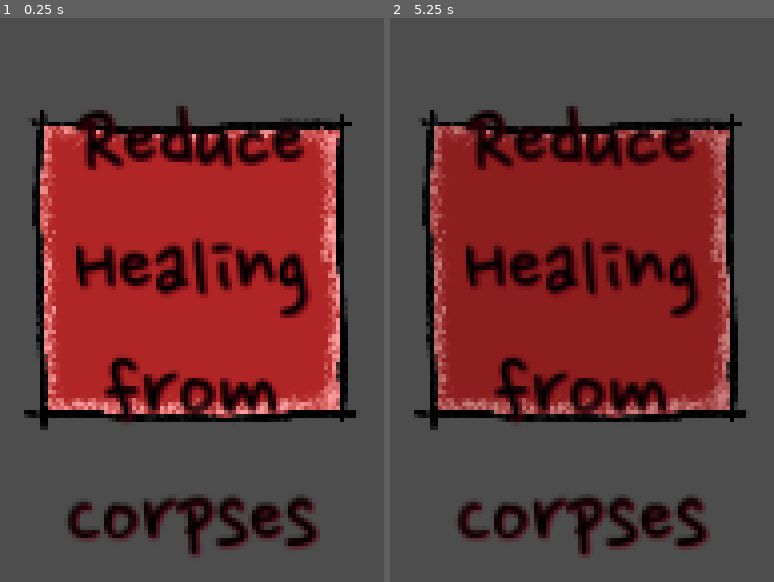
Above: before the commit, frames 1-2 (left to right).
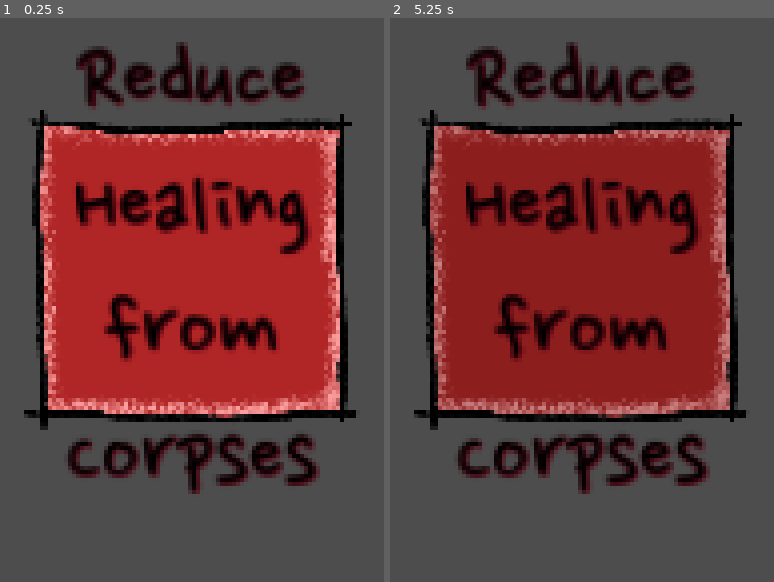
Above: after the commit, the same moments.

Repository: TheJP/GMTKGameJam2023
Game: Godot game, scene res://DowngradeSystem/Cards/ReduceCorpseHeal.tscn
Two runs of this game, one before a commit and one after it. Both use one fixed random seed, a clock stepped at 60 frames per second and the inputs below. This scene is started directly instead of the project's main scene.
Inputs (mouse positions are in pixels of both pictures, inside the frame that each line leads up to):
- Up to frame 1 (0.25 s): no input
- Up to frame 2 (5.25 s): tap Enter at 0.5, 2, 3.5 s; press the mouse at (582, 271) at 0.53 s; hold D (move_right) 0.53-1.28 s; tap Space at 1.25, 2.75, 4.25 s; move the mouse to (outside the picture) at 1.27 s; release the mouse at (outside the picture) at 1.28 s; hold S (move_down) 1.28-2.03 s; click (outside the picture) at 1.35 s; move the mouse to (outside the picture) at 2.02 s; press the mouse at (outside the picture) at 2.03 s; hold D (move_right) 2.03-2.78 s; move the mouse to (outside the picture) at 2.77 s; release the mouse at (outside the picture) at 2.78 s; hold W (move_up) 2.78-3.53 s; click (outside the picture) at 2.85 s; move the mouse to (outside the picture) at 3.52 s; press the mouse at (outside the picture) at 3.53 s; hold A (move_left) 3.53-5.03 s; move the mouse to (outside the picture) at 4.27 s; release the mouse at (outside the picture) at 4.28 s; click (outside the picture) at 4.35 s; move the mouse to (743, 271) at 5.02 s; press the mouse at (743, 271) at 5.03 s; hold S (move_down) from 5.03 s (still down)

The runs differ from the first frame. In frame 1, 23% of the frame differs, in the area x 17-84%, y 4-96%; in frame 2, 22%.
Error in both runs: Invalid assignment of property or key 'speed' with value of type 'int' on a base object of type 'null instance'. (res://PlayerStats.gd:31)

Commit message:
remove unnecessary newline

Diff:
--- a/GMTKGameJam2023/DowngradeSystem/Cards/ReduceCorpseHeal.tscn
+++ b/GMTKGameJam2023/DowngradeSystem/Cards/ReduceCorpseHeal.tscn
@@ -9,5 +9,4 @@
 script = ExtResource("3_bhaxp")
 
 [node name="Label" parent="MarginContainer" index="0"]
-text = "
-Reduce Healing from Corpses"
+text = "Reduce Healing from Corpses"
